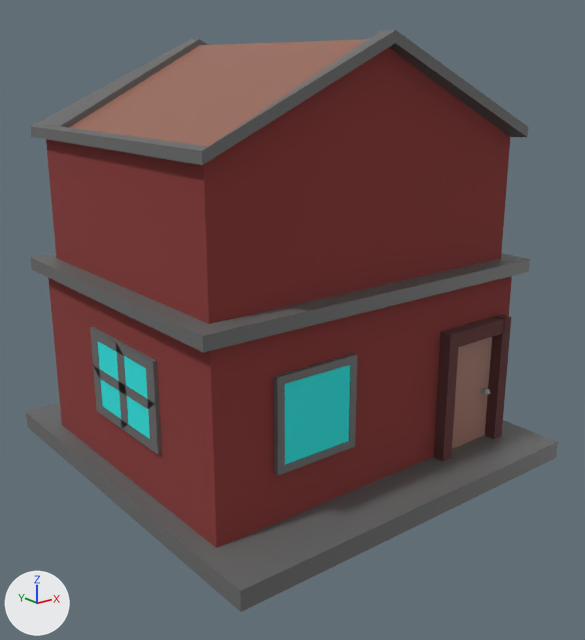
The FBX model Assets/Models/Buildings/HouseV2.fbx, before and after one commit.
Both versions are drawn from a 50 mm camera at (-8.36, -6.25, 3.96) aimed at (-3.55, -0.23, 1.55). Arrows for +X, +Y and +Z are at lower left; the lights stay in place. The older version comes first.
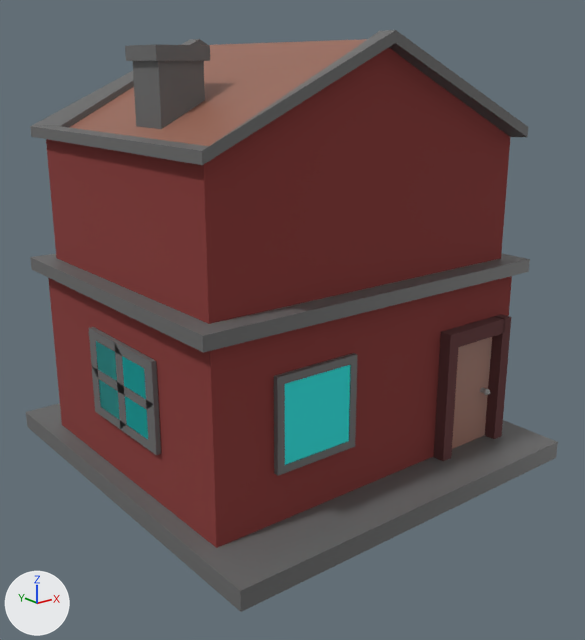
Boxes [x1, y1, x2, y2] around the edits, measured in the pictures (585 x 640 px; the box of a moved part takes in the faces that stretch with it):
part 1 of me_cube_006, moved or reshaped: before [116, 343, 128, 428]; after [114, 342, 127, 429]
part 2 of me_cube_006, moved or reshaped: before [94, 367, 154, 409]; after [92, 366, 154, 410]
part 3 of me_cube_006, rebuilt: before [90, 327, 162, 455]; after [89, 327, 161, 455]
part 4 of me_cube_006, added: after [125, 44, 210, 129]

Edits to the bpy script that builds the scene:
```text
Add mat_windowframe:
    mat_windowframe = principled_material('windowFrame')
    mat_windowframe.base_color = (0.371, 0.371, 0.371)  # grey #a4a4a4
    mat_windowframe.roughness = 1.0
Add mat_darkness:
    mat_darkness = principled_material('Darkness')
    mat_darkness.base_color = (0.0, 0.0, 0.0)  # black #000000
    mat_darkness.roughness = 1.0
Change me_cube_006:
    used by ob_cube_006; location = (0.0, 0.0, 0.0)
    remove me_cube_006.from_pydata(...)  # 690 vertices, 572 faces; spans x -5.49..-1.55, y -2.06..2.06, z 0.13..4.23
    add me_cube_006.from_pydata(...)  # 718 vertices, 598 faces; spans x -5.49..-1.55, y -2.06..2.06, z 0.13..4.23
    me_cube_006 part 1: the loose piece of 8 vertices spanning x -5.36..-5.31, y -0.15..-0.02, z 0.81..1.65 is moved by (-0.02, 0.0, 0.0)
    me_cube_006 part 2: the loose piece of 8 vertices spanning x -5.36..-5.31, y -0.67..0.5, z 1.19..1.28 is moved by (-0.02, 0.0, 0.0)
    me_cube_006 part 3: the loose piece of 24 vertices spanning x -5.36..-5.31, y -0.67..0.5, z 0.81..1.65 is rebuilt with 24 vertices and now spans x -5.37..-5.33, y -0.67..0.5, z 0.81..1.65
    me_cube_006 part 4: a new loose piece of 28 vertices spanning x -4.96..-4.45, y -0.26..0.26, z 3.4..4.12
    add me_cube_006.materials.append(mat_windowframe)  # grey #a4a4a4
    add me_cube_006.materials.append(mat_darkness)  # black #000000
```
